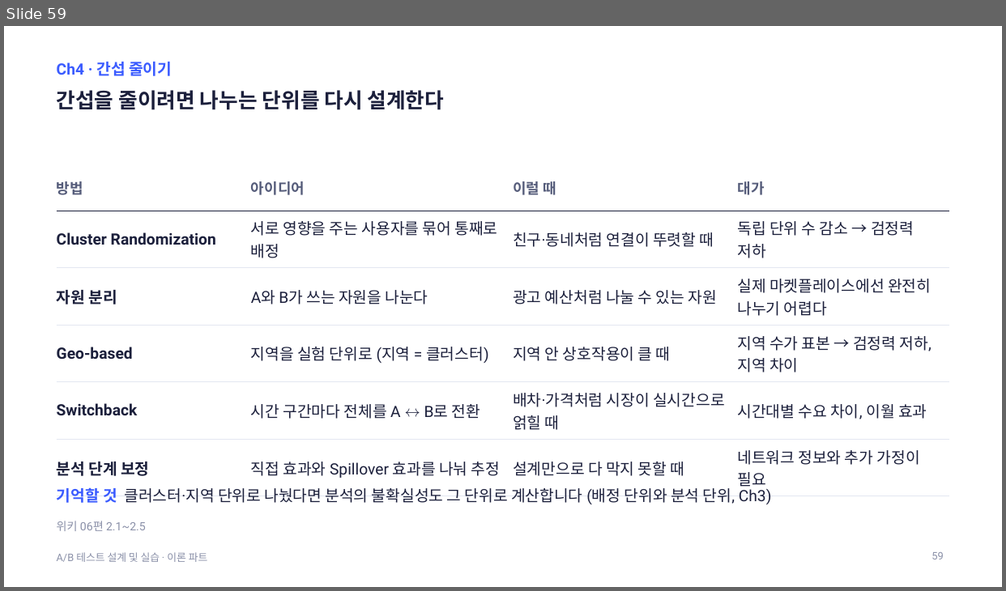
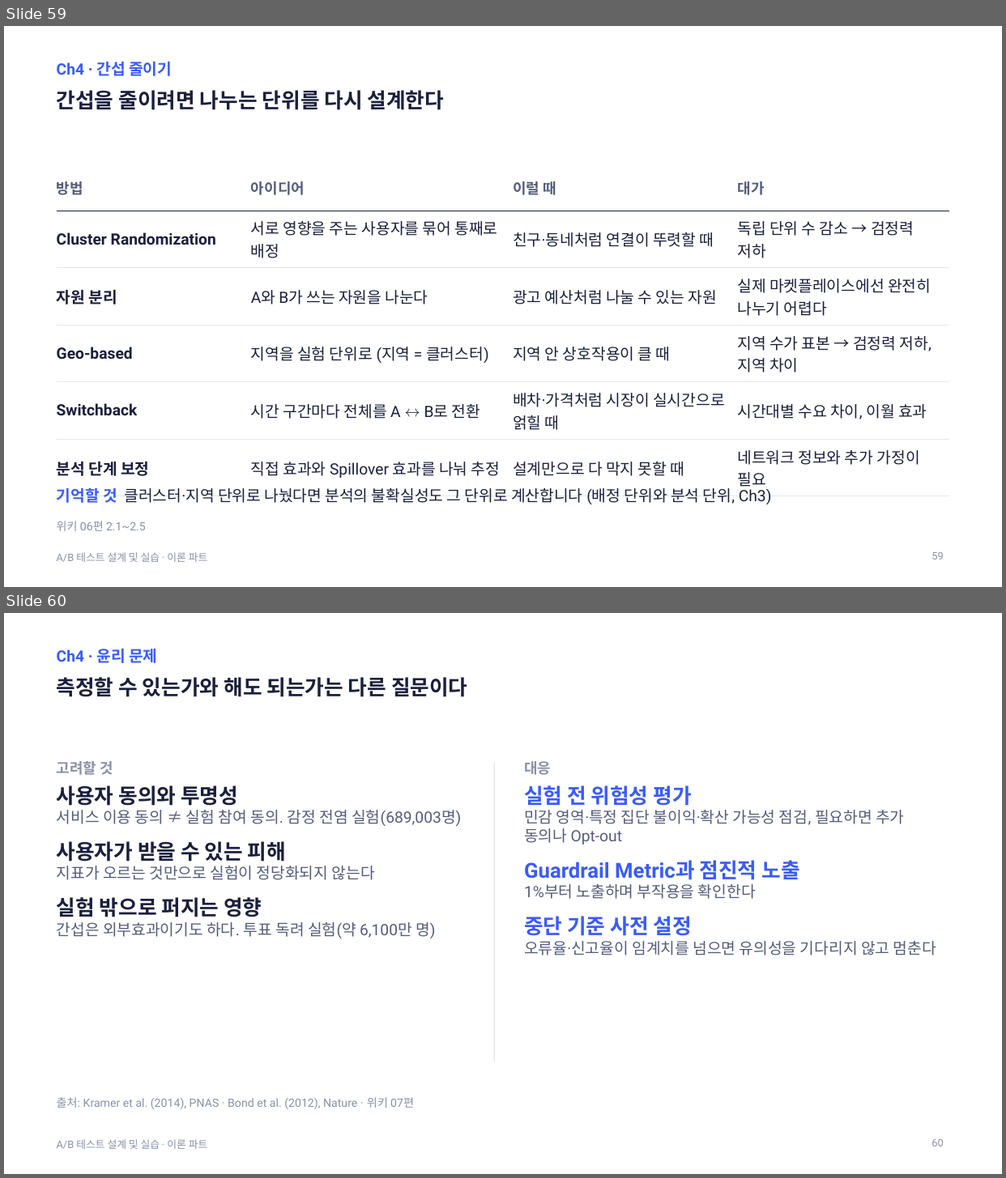
Before and after one commit to kkamret/quickmart-lab-rats, a slide deck: docs/lecture/ab-testing-theory.pptx. Shown one above the other, each under a label of ours: slide 59 before the commit, slides 59 and 60 after it. The pictures are 1006x591 and 1006x1178 pixels, drawn with LibreOffice and Linux fonts; fonts in the diff are those of the drawing. Boxes give left, top, right and bottom in pixels: in the first picture for what was removed or moved away, otherwise in the second. Text is boxed around its words. In the diff, an @@ line names an element or a change of style, - is before the commit and + after.

Commit message:
docs: 위키 윤리 글 추가와 PPT 반영
- 07 신뢰할 수 있는 A/B 테스트의 조건 (3) 윤리 문제 추가
- 실험 플랫폼 글을 08편으로 이동하고 링크·목차 수정
- 이론 PPT Ch4에 윤리 문제 슬라이드 추가, 위키 편 번호 참조와 가이드 기록 갱신

Refs #10

```diff
--- a/docs/lecture/ab-testing-theory.pptx
+++ b/docs/lecture/ab-testing-theory.pptx
@@ slide 60 added at box(4, 613, 1002, 1174), background #FFFFFF; not listed: 1 template element that a slide beside it also shows @@
@@ text added at box(57, 649, 157, 663), 15 pt, text #3A5BFF, bold @@
+Ch4 · 윤리 문제
@@ title added at box(57, 677, 468, 697), 20 pt, text #1B1F3B, bold @@
+측정할 수 있는가와 해도 되는가는 다른 질문이다
@@ text added at box(57, 761, 461, 939), 15 pt, text #555C7A @@
+고려할 것
+사용자 동의와 투명성
+서비스 이용 동의 ≠ 실험 참여 동의. 감정 전염 실험(689,003명)
+사용자가 받을 수 있는 피해
+지표가 오르는 것만으로 실험이 정당화되지 않는다
+실험 밖으로 퍼지는 영향
+간섭은 외부효과이기도 하다. 투표 독려 실험(약 6,100만 명)
@@ line added from (494, 763) to (494, 1063), #E3E7F1 1 pt @@
@@ text added at box(524, 761, 936, 956), 15 pt, text #555C7A @@
+대응
+실험 전 위험성 평가
+민감 영역·특정 집단 불이익·확산 가능성 점검, 필요하면 추가 동의나 Opt-out
+Guardrail Metric과 점진적 노출
+1%부터 노출하며 부작용을 확인한다
+중단 기준 사전 설정
+오류율·신고율이 임계치를 넘으면 유의성을 기다리지 않고 멈춘다
@@ text added at box(57, 1097, 414, 1110), 11 pt, text #8A90A8 @@
+출처: Kramer et al. (2014), PNAS · Bond et al. (2012), Nature · 위키 07편
@@ page number added at box(931, 1139, 943, 1147), 10 pt, text #8A90A8 @@
+60
```
Also in this commit, not shown: 5 slides changed, 6 other files.
